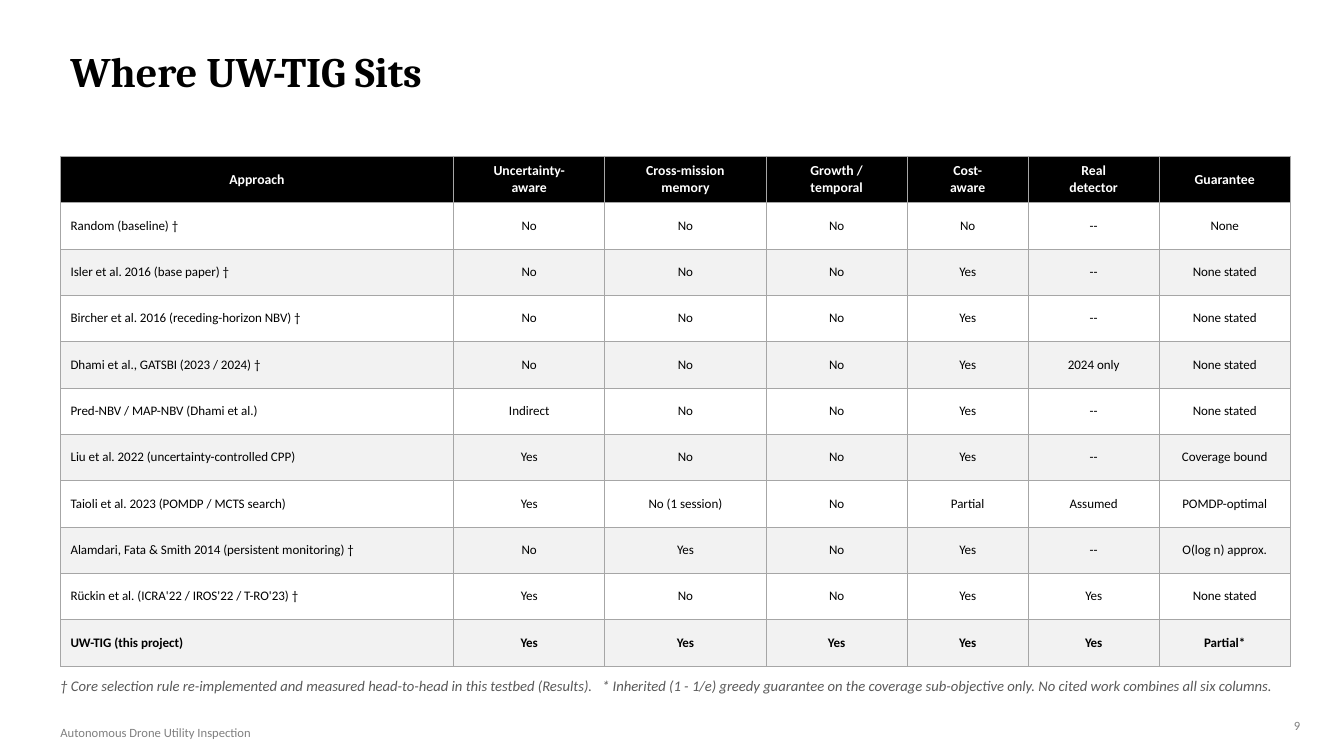
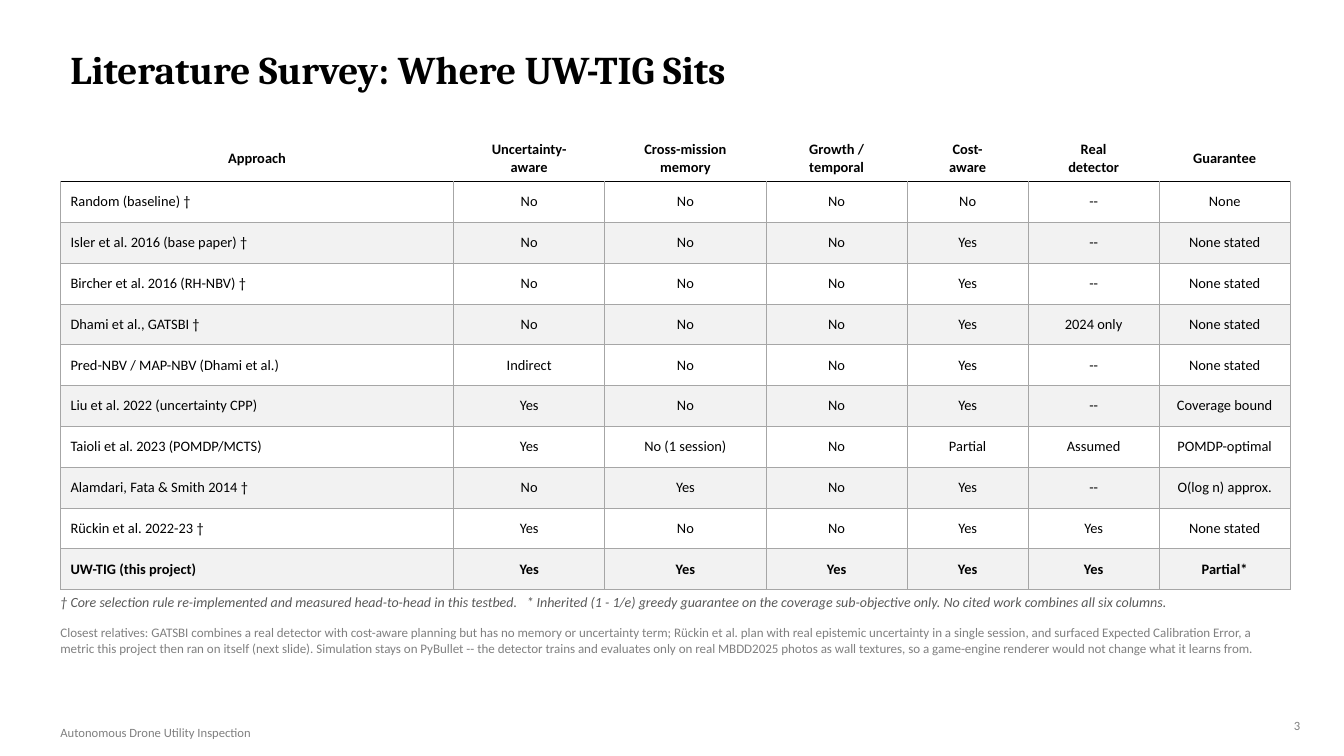
Before and after one commit to DrNeel11/project_work_1, a slide deck: slide 3 of drone-sim-today/Autonomous_Drone_Inspection_Progress.pptx (slide 9 before the commit). Drawn at 1344x756 pixels with LibreOffice and Linux fonts; fonts in the diff are those of the drawing. Boxes give left, top, right and bottom in pixels: in the first picture for what was removed or moved away, otherwise in the second. Text is boxed around its words. In the diff, an @@ line names an element or a change of style, - is before the commit and + after.

```diff
--- a/drone-sim-today/Autonomous_Drone_Inspection_Progress.pptx
+++ b/drone-sim-today/Autonomous_Drone_Inspection_Progress.pptx
@@ title at bbox=[70, 56, 725, 93]: text changed; size 30 to 28 pt @@
-Where UW-TIG Sits
+Literature Survey: Where UW-TIG Sits
@@ table at bbox=[60, 136, 1291, 581] @@
-row 4, column 1: Bircher et al. 2016 (receding-horizon NBV) †
+row 4, column 1: Bircher et al. 2016 (RH-NBV) †
-row 5, column 1: Dhami et al., GATSBI (2023 / 2024) †
+row 5, column 1: Dhami et al., GATSBI †
-row 7, column 1: Liu et al. 2022 (uncertainty-controlled CPP)
+row 7, column 1: Liu et al. 2022 (uncertainty CPP)
-row 8, column 1: Taioli et al. 2023 (POMDP / MCTS search)
+row 8, column 1: Taioli et al. 2023 (POMDP/MCTS)
-row 9, column 1: Alamdari, Fata & Smith 2014 (persistent monitoring) †
+row 9, column 1: Alamdari, Fata & Smith 2014 †
-row 10, column 1: Rückin et al. (ICRA'22 / IROS'22 / T-RO'23) †
+row 10, column 1: Rückin et al. 2022-23 †
@@ fill #000000 to #FFFFFF in row 1 @@
@@ size 9.8 to 10.3 pt, text colour #FFFFFF to #000000 in "Approach", "Uncertainty-", "aware", "Cross-mission" and 8 more places @@
@@ size 9.3 to 10.3 pt in "Random (baseline) †", "No", "No", "No" and 60 more places @@
@@ borders changed @@
@@ table: place and size @@
-table at bbox=[60, 156, 1291, 654]
+table at bbox=[60, 136, 1291, 581]
@@ text at bbox=[71, 597, 1166, 610]: text changed; size 10.5 to 10 pt @@
-† Core selection rule re-implemented and measured head-to-head in this testbed (Results). * Inherited (1 - 1/e) greedy guarantee on the coverage sub-objective only. No cited work combines all six columns.
+† Core selection rule re-implemented and measured head-to-head in this testbed. * Inherited (1 - 1/e) greedy guarantee on the coverage sub-objective only. No cited work combines all six columns.
@@ text added at bbox=[60, 628, 1253, 655], 9.3 pt, text #808080 @@
+Closest relatives: GATSBI combines a real detector with cost-aware planning but has no memory or uncertainty term; Rückin et al. plan with real epistemic uncertainty in a single session, and surfaced Expected Calibration Error, a metric this project then ran on itself (next slide). Simulation stays on PyBullet -- the detector trains and evaluates only on real MBDD2025 photos as wall textures, so a game-engine renderer would not change what it learns from.
```
Also in this commit, not shown: 4 other slides changed, 3 slides added, 21 slides removed, 1 other file.
